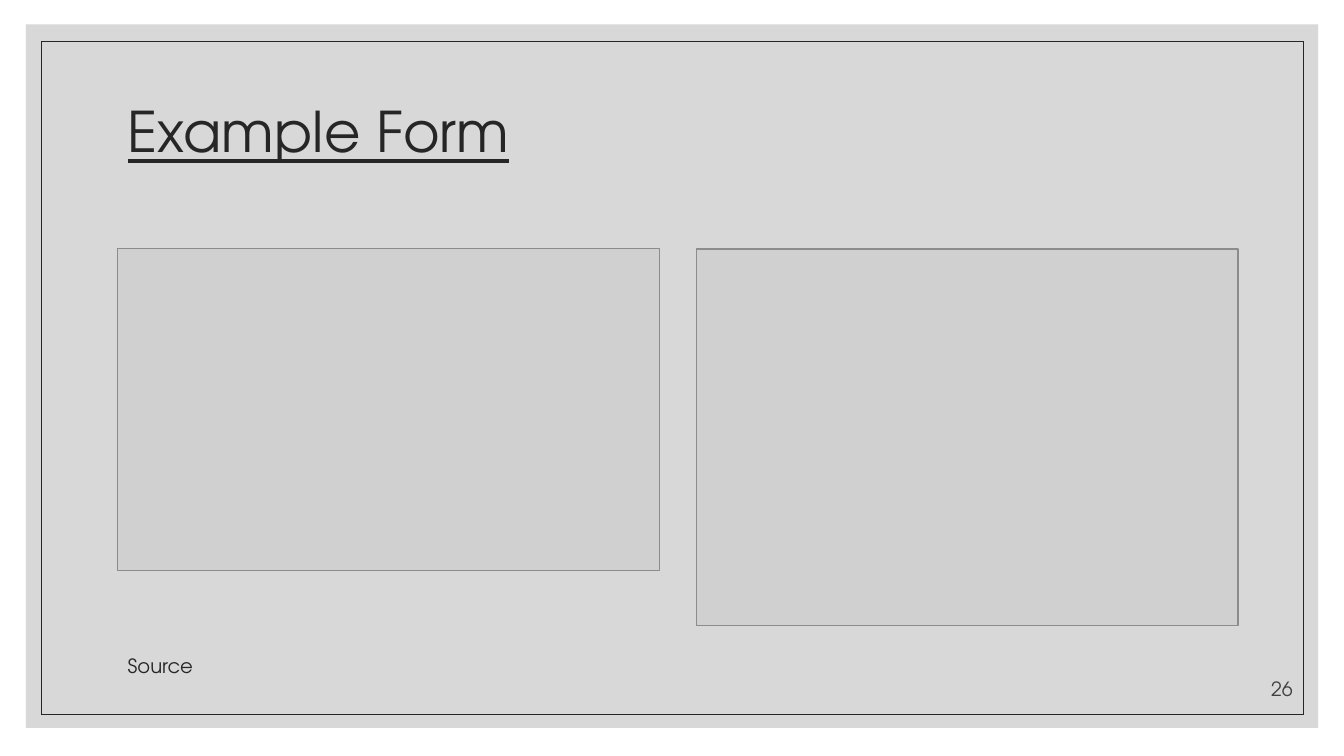
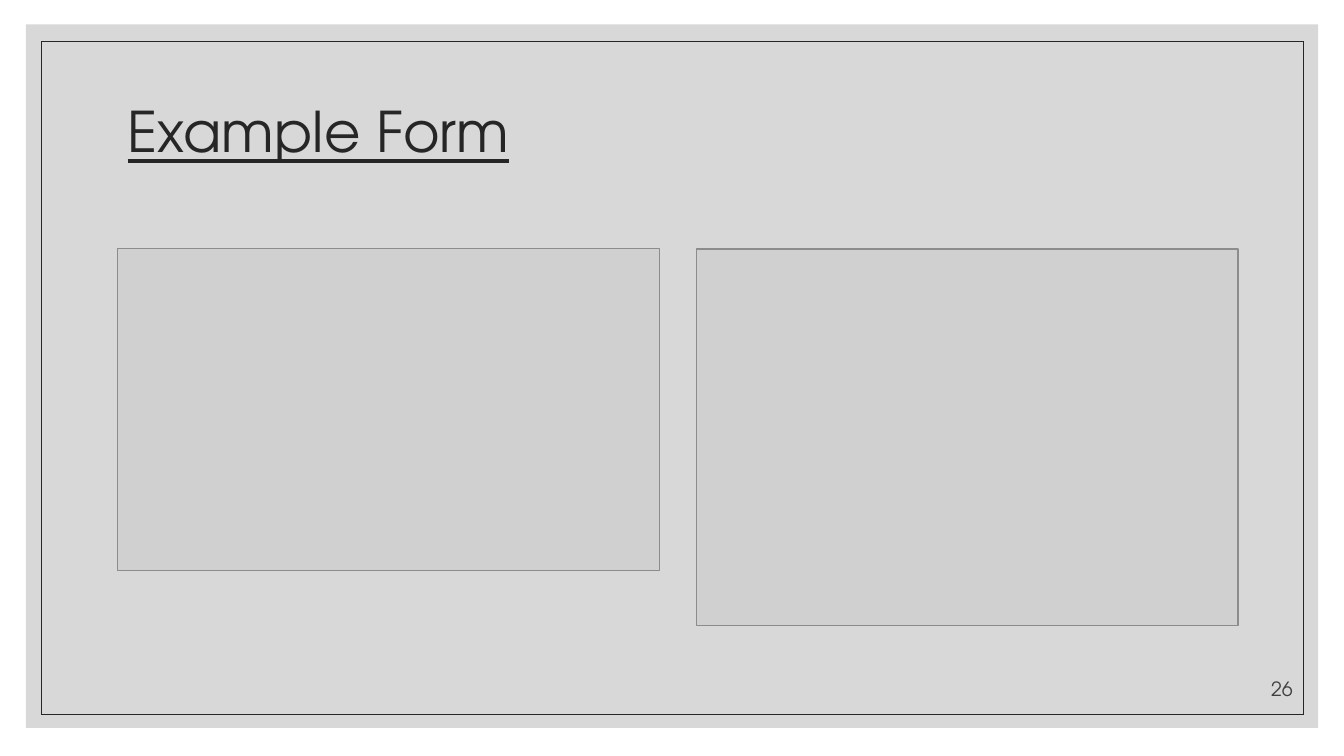
Before and after one commit to zackstotts/base-node-curriculum, a slide deck: slide 26 of unit_00/html_review/01 HTML.pptx. Drawn at 1344x756 pixels with LibreOffice and Linux fonts; fonts in the diff are those of the drawing; grey boxes stand for pictures. Boxes give left, top, right and bottom in pixels: in the first picture for what was removed or moved away, otherwise in the second. Text is boxed around its words. In the diff, an @@ line names an element or a change of style, - is before the commit and + after.

Commit message:
Removing extraneous footer

```diff
--- a/unit_00/html_review/01 HTML.pptx
+++ b/unit_00/html_review/01 HTML.pptx
@@ text removed at <box>128,658,193,673</box> @@
-Source
```
